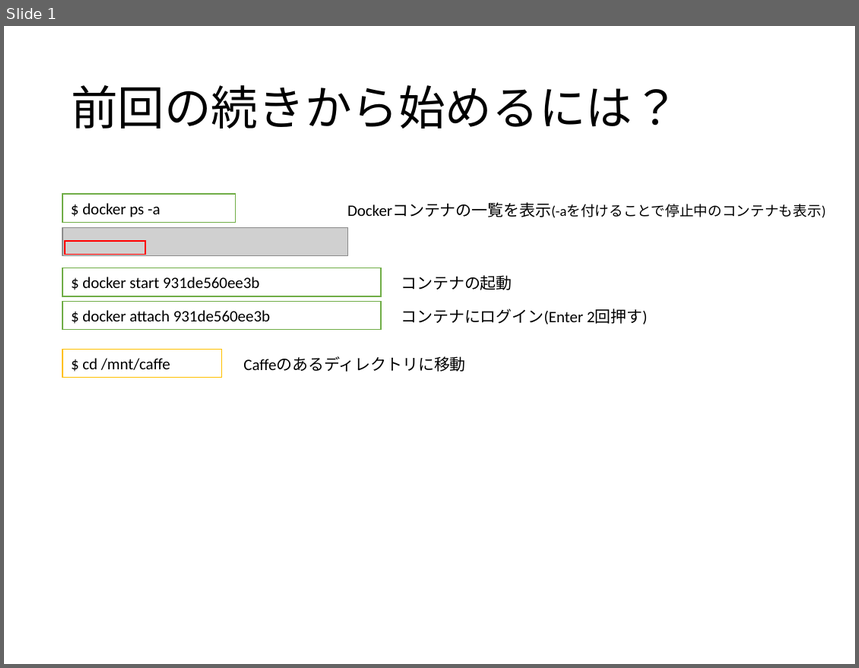
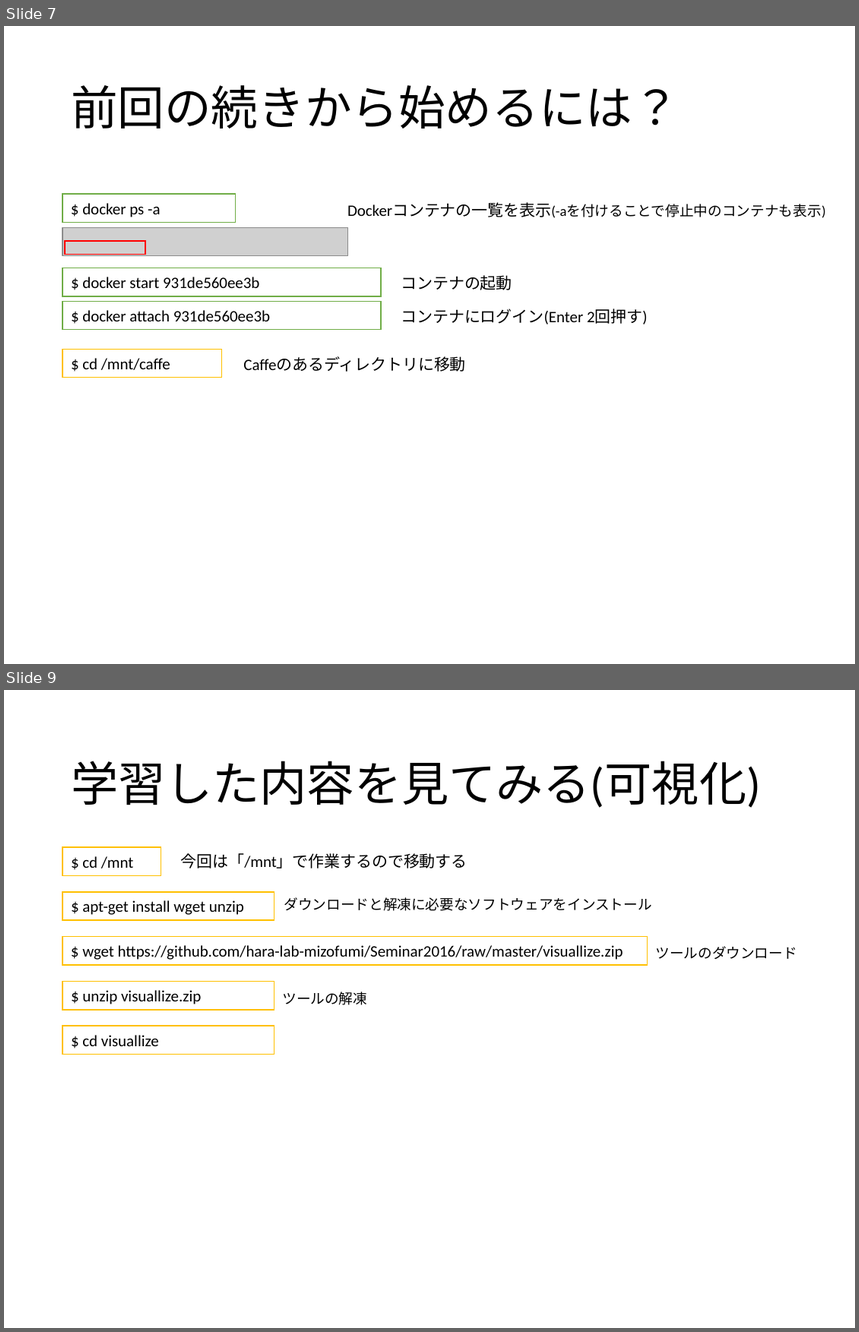
Before and after one commit to hara-lab-mizofumi/Seminar2016, a slide deck: 4-Caffeを使った画像分類.pptx. Shown one above the other, each under a label of ours: slide 1 before the commit, slides 7 and 9 after it; the slides between them are not shown. The pictures are 859x668 and 859x1332 pixels, drawn with LibreOffice and Linux fonts; fonts in the diff are those of the drawing; grey boxes stand for pictures. Boxes give left, top, right and bottom in pixels: in the first picture for what was removed or moved away, otherwise in the second. Text is boxed around its words. In the diff, an @@ line names an element or a change of style, - is before the commit and + after.

```diff
--- a/4-Caffeを使った画像分類.pptx
+++ b/4-Caffeを使った画像分類.pptx
@@ slide 9 added at (x1=4, y1=690, x2=855, y2=1328), background #FFFFFF @@
@@ title added at (x1=71, y1=761, x2=761, y2=808), 40 pt, text #000000 @@
+学習した内容を見てみる(可視化)
@@ rectangle added at (x1=63, y1=847, x2=161, y2=875), fill #FFFFFF, outline #FFC000 1 pt, 13.5 pt, text #000000 @@
+$ cd /mnt
@@ text added at (x1=181, y1=853, x2=468, y2=869), 13.5 pt, text #000000 @@
+今回は「/mnt」で作業するので移動する
@@ rectangle added at (x1=63, y1=891, x2=275, y2=920), fill #FFFFFF, outline #FFC000 1 pt, 13.5 pt, text #000000 @@
+$ apt-get install wget unzip
@@ text added at (x1=284, y1=897, x2=652, y2=911), 12 pt, text #000000 @@
+ダウンロードと解凍に必要なソフトウェアをインストール
@@ rectangle added at (x1=63, y1=937, x2=648, y2=965), fill #FFFFFF, outline #FFC000 1 pt, 13.5 pt, text #000000 @@
+$ wget https://github.com/hara-lab-mizofumi/Seminar2016/raw/master/visuallize.zip
@@ text added at (x1=655, y1=946, x2=797, y2=959), 12 pt, text #000000 @@
+ツールのダウンロード
@@ rectangle added at (x1=63, y1=981, x2=275, y2=1009), fill #FFFFFF, outline #FFC000 1 pt, 13.5 pt, text #000000 @@
+$ unzip visuallize.zip
@@ text added at (x1=282, y1=992, x2=367, y2=1005), 12 pt, text #000000 @@
+ツールの解凍
@@ rectangle added at (x1=63, y1=1026, x2=275, y2=1054), fill #FFFFFF, outline #FFC000 1 pt, 13.5 pt, text #000000 @@
+$ cd visuallize
@@ what was slide 1 is now slide 7 @@
```
Also in this commit, not shown: 2 slides changed, 8 other slides added.
